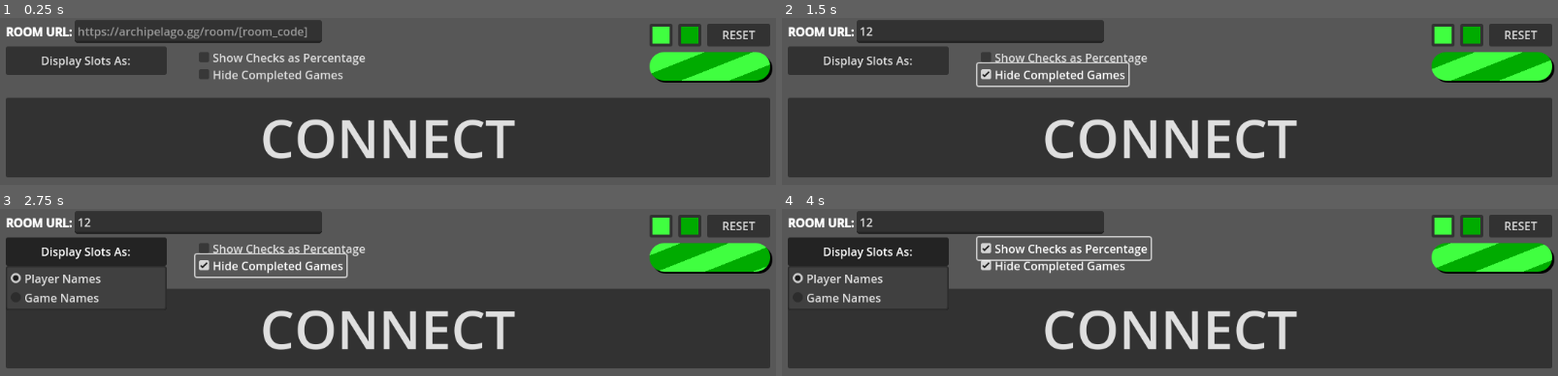
Above: before the commit, frames 1-4 (two rows, left to right).
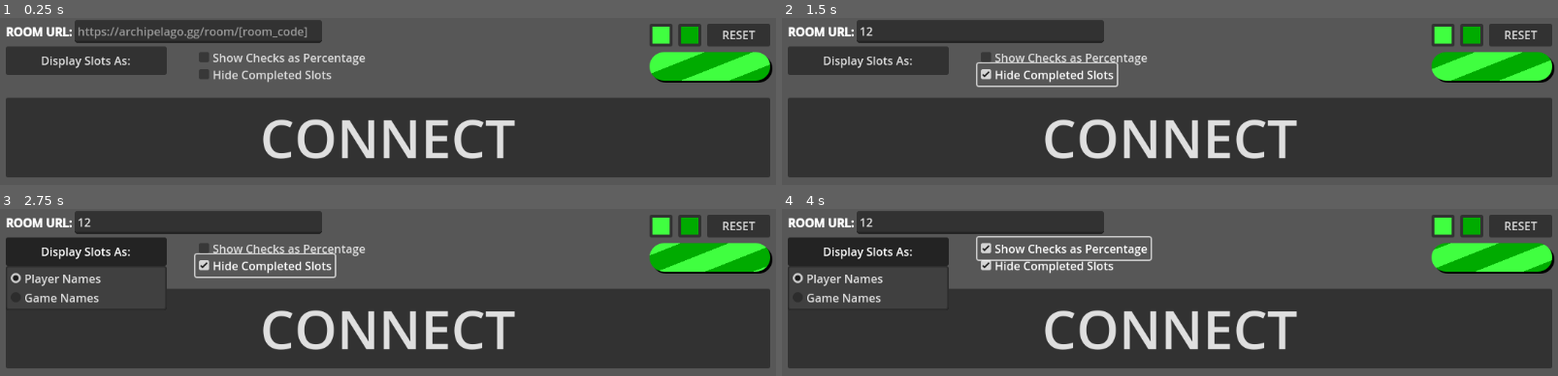
Above: after the commit, the same moments.

Repository: GirambQuamb/Archipelago-Pretty-Progress
Game: Godot game, scene res://launcher.tscn
Same seed, same stepped clock (60 frames per second), same inputs: the game is played once before the commit and once after it.
Inputs (mouse positions are in pixels of both pictures, inside the frame that each line leads up to):
- Up to frame 1 (0.25 s): no input
- Up to frame 2 (1.5 s): click (983, 31) at 0.52 s; type "12" at 0.6 s; click "Hide Completed Games" (after the commit: "Hide Completed Slots") at 1.25 s
- Up to frame 3 (2.75 s): click "Display Slots As:" at 2 s
- Up to frame 4 (4 s): click "Show Checks as Percentage" at 2.75 s; click "Display Slots As:" at 3.5 s

The runs differ from the first frame. In frame 1, 0.1% of the frame differs, in the area x 39-45%, y 31-37%; in frame 2, 0.2%, in the area x 39-45%, y 26-42%; in frame 3, 0.2%; in frame 4, 0.2%.

Commit message:
Update launcher.tscn

Diff:
--- a/src/launcher.tscn
+++ b/src/launcher.tscn
@@ -201,7 +201,7 @@
 offset_top = 64.0
 offset_right = 296.0
 offset_bottom = 88.0
-text = "Hide Completed Games"
+text = "Hide Completed Slots"
 
 [node name="Launch Button" type="Button" parent="."]
 layout_mode = 0
